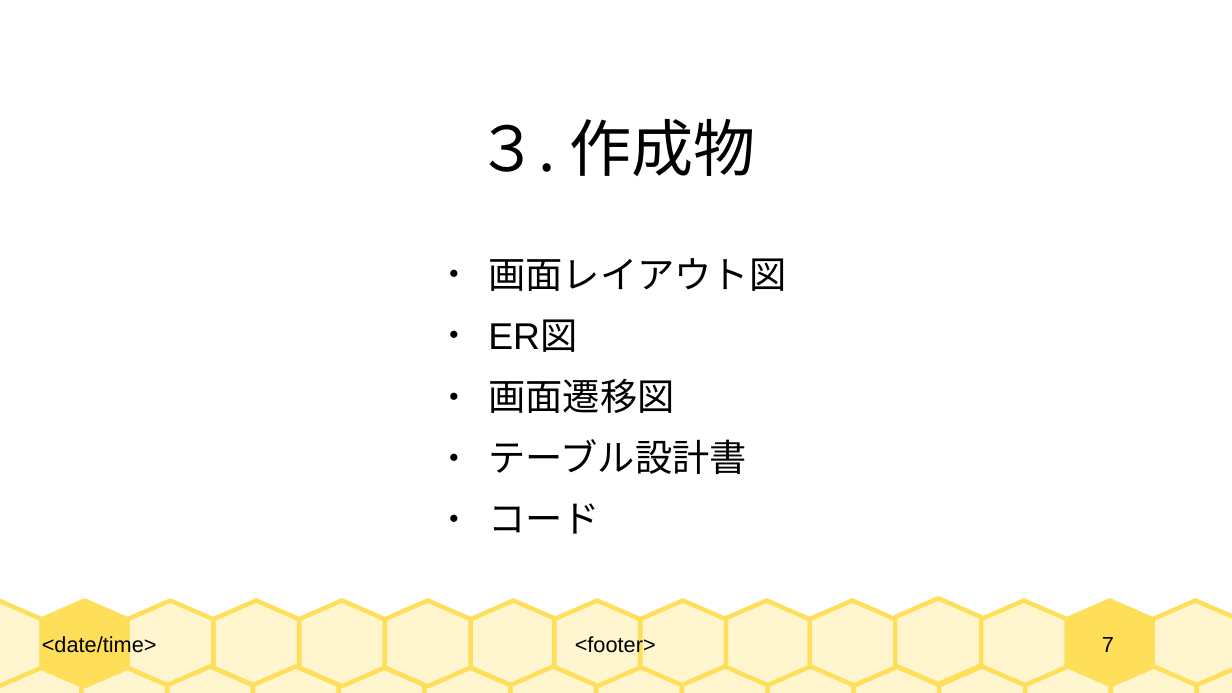
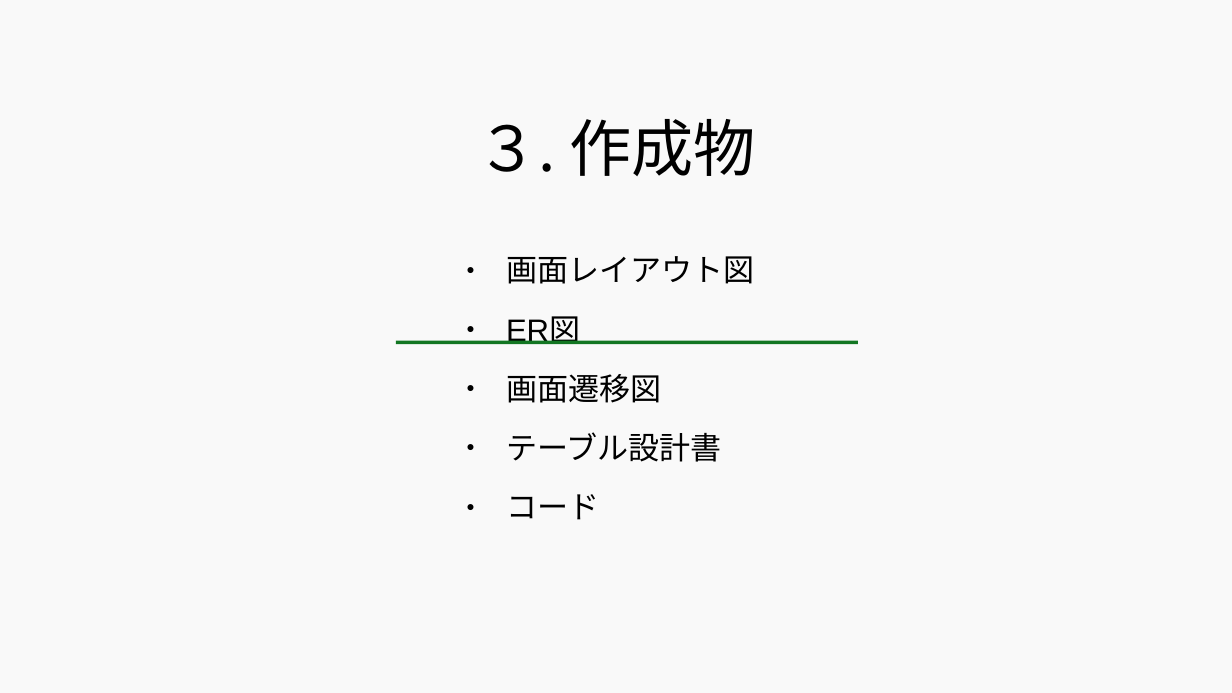
Before and after one commit to 2022java42-student008/LibraryProject, a slide deck: slide 7 of 図書管理システム - コピー.odp. Drawn at 1232x693 pixels with LibreOffice and Linux fonts; fonts in the diff are those of the drawing. Boxes give left, top, right and bottom in pixels: in the first picture for what was removed or moved away, otherwise in the second. Text is boxed around its words. In the diff, an @@ line names an element or a change of style, - is before the commit and + after.

Commit message:
1238

```diff
--- a/図書管理システム - コピー.odp
+++ b/図書管理システム - コピー.odp
@@ rectangle added at <box>0,0,1232,693</box>, fill #EEEEEE at 35% opacity @@
@@ text "画面レイアウト図": place and size @@
-text "画面レイアウト図" at <box>488,258,786,534</box>
+text "画面レイアウト図" at <box>506,256,755,520</box>
@@ text "画面レイアウト図" at <box>506,256,755,520</box>: size 24 to 20 pt; more space between paragraphs @@
@@ line added from (396, 342) to (859, 342), #127622 2.3 pt @@
@@ text removed at <box>42,634,157,656</box> @@
-<date/time>
@@ text removed at <box>575,635,656,657</box> @@
-<footer>
@@ page number removed at <box>1102,637,1114,652</box> @@
-7
@@ group removed at <box>0,598,1232,693</box>: 30 freeform shapes @@
```
Also in this commit, not shown: 19 other slides changed.
